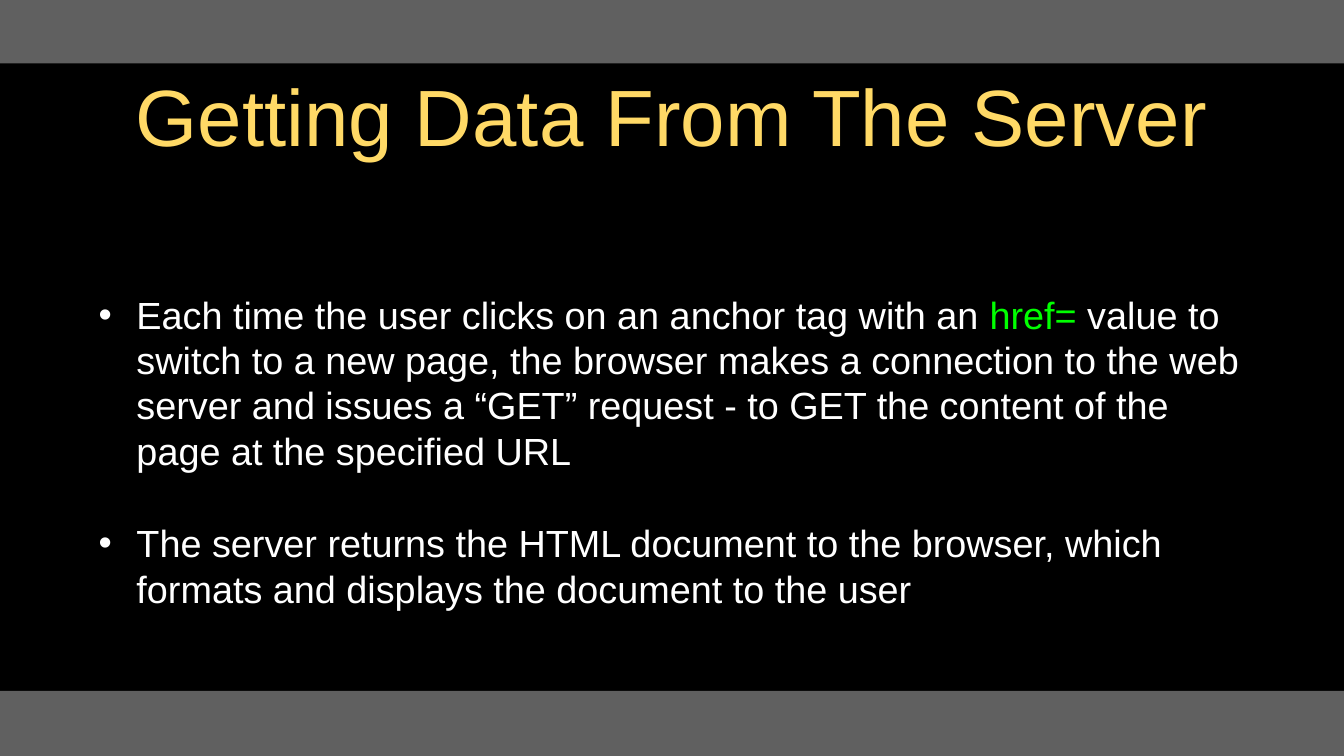
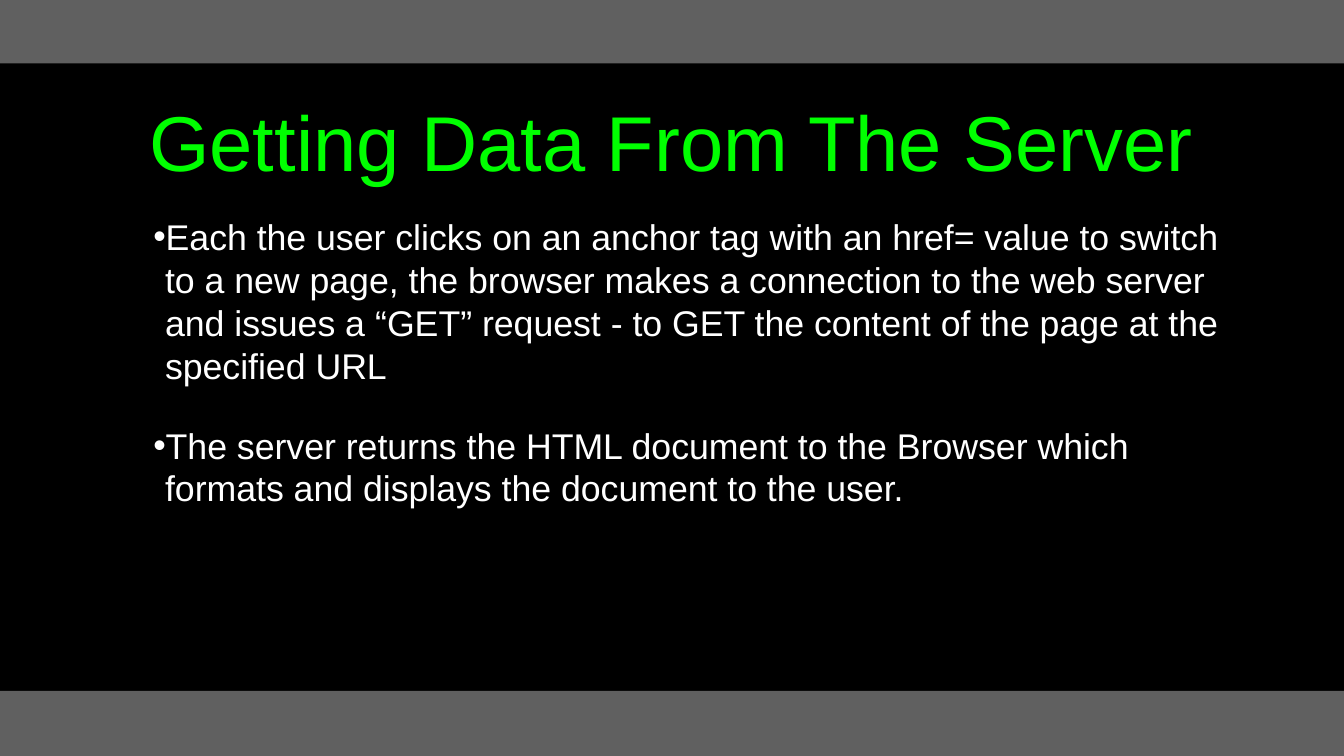
Before and after one commit to csev/py4e, a slide deck: slide 19 of lectures3/Pythonlearn-12-HTTP.pptx. Drawn at 1344x756 pixels with LibreOffice and Linux fonts; fonts in the diff are those of the drawing. Boxes give left, top, right and bottom in pixels: in the first picture for what was removed or moved away, otherwise in the second. Text is boxed around its words. In the diff, an @@ line names an element or a change of style, - is before the commit and + after.

```diff
--- a/lectures3/Pythonlearn-12-HTTP.pptx
+++ b/lectures3/Pythonlearn-12-HTTP.pptx
@@ title "Getting Data From The Server": place and size @@
-title "Getting Data From The Server" at box(136, 88, 1207, 162)
+title "Getting Data From The Server" at box(149, 114, 1193, 186)
@@ title "Getting Data From The Server" at box(149, 114, 1193, 186): size 76 to 74 pt, text colour #FFD966 to #00FF00 @@
@@ text "Each the user clicks on ..." at box(153, 224, 1218, 509): vertical alignment middle to top @@
@@ text at box(153, 224, 1218, 509): text changed; size 36 to 34 pt @@
-• Each time the user clicks on an anchor tag with an href= value to switch to a new page, the browser makes a connection to the web server and issues a “GET” request - to GET the content of the page at the specified URL
-• The server returns the HTML document to the browser, which formats and displays the document to the user
+• Each the user clicks on an anchor tag with an href= value to switch to a new page, the browser makes a connection to the web server and issues a “GET” request - to GET the content of the page at the specified URL
+• The server returns the HTML document to the Browser which formats and displays the document to the user.
```
Also in this commit, not shown: 44 other slides changed, 4 slides added, 14 slides removed, 7 other files.
